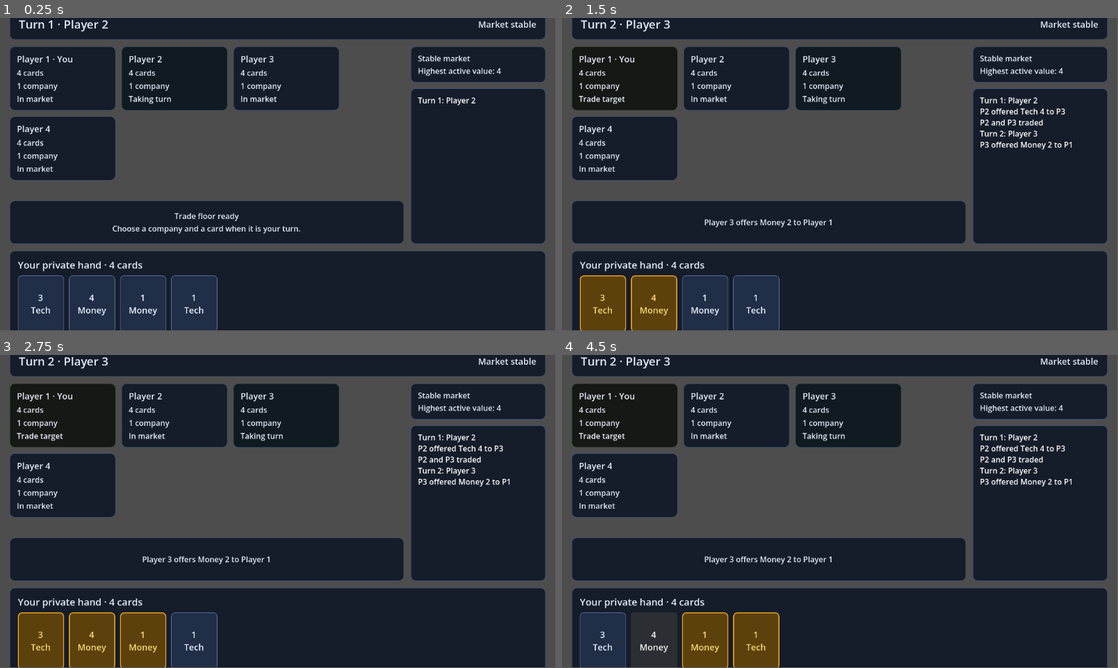
Above: before the commit, frames 1-4 (two rows, left to right).
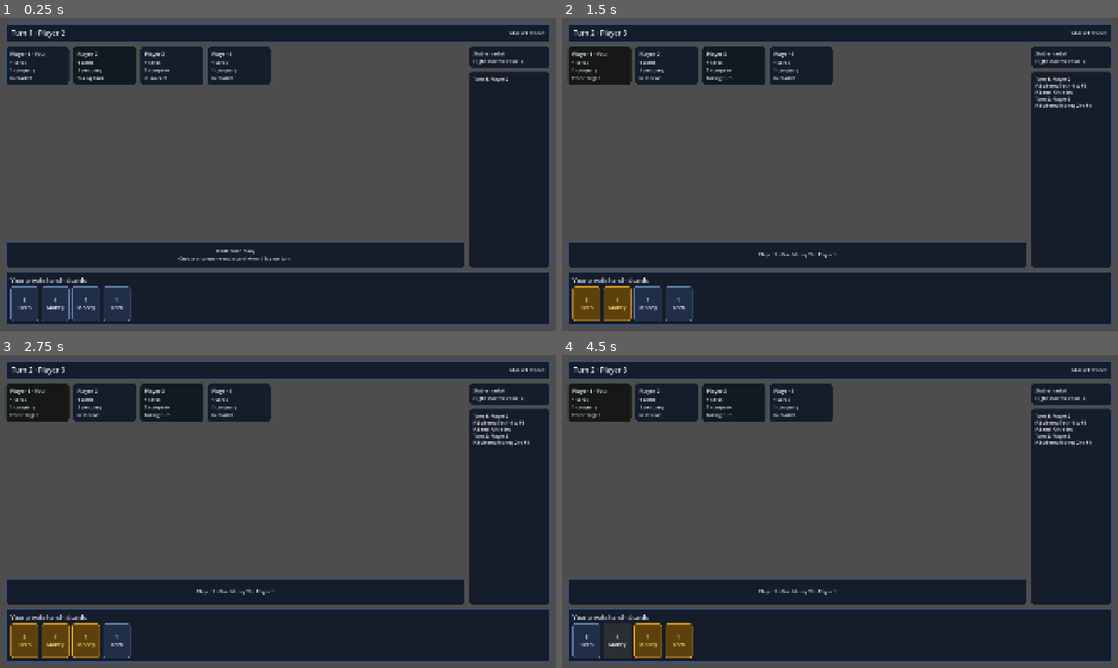
Above: after the commit, the same moments.

Repository: prelios/capitalism
Game: Godot game, scene res://game_controller.tscn
Two runs of this game, one before a commit and one after it. Both use one fixed random seed, a clock stepped at 60 frames per second and the inputs below.
Inputs:
- Up to frame 1 (0.25 s): no input
- Up to frame 2 (1.5 s): click "3 Tech" at 0.5 s; click "4 Money" at 1.25 s
- Up to frame 3 (2.75 s): click "1 Money" at 2 s
- Up to frame 4 (4.5 s): click "1 Tech" at 2.75 s; click "3 Tech" at 3.5 s; click "4 Money" at 4.25 s
In our replay, the window is 799x449 before the commit and 800x450 after it. These sizes can differ from the game's own. Grey fills any space a smaller window leaves; there, only what the larger window draws over its background counts as a difference.

The runs differ from the first frame. In frame 1, 43% of the frame differs, in the area x 0-100%, y 0-100%; in frame 2, 44%; in frame 3, 44%; in frame 4, 44%.

Commit message:
Set 1080p desktop viewport

Diff:
--- a/godot/project.godot
+++ b/godot/project.godot
@@ -19,6 +19,15 @@
 config/features=PackedStringArray("4.7", "Mobile")
 config/icon="res://icon.svg"
 
+[display]
+
+window/size/viewport_width=1920
+window/size/viewport_height=1080
+window/size/window_width_override=1920
+window/size/window_height_override=1080
+window/stretch/mode="canvas_items"
+window/stretch/aspect="expand"
+
 [rendering]
 
 renderer/rendering_method="mobile"
Not shown, added: godot/tests/table_layout.gd.uid
